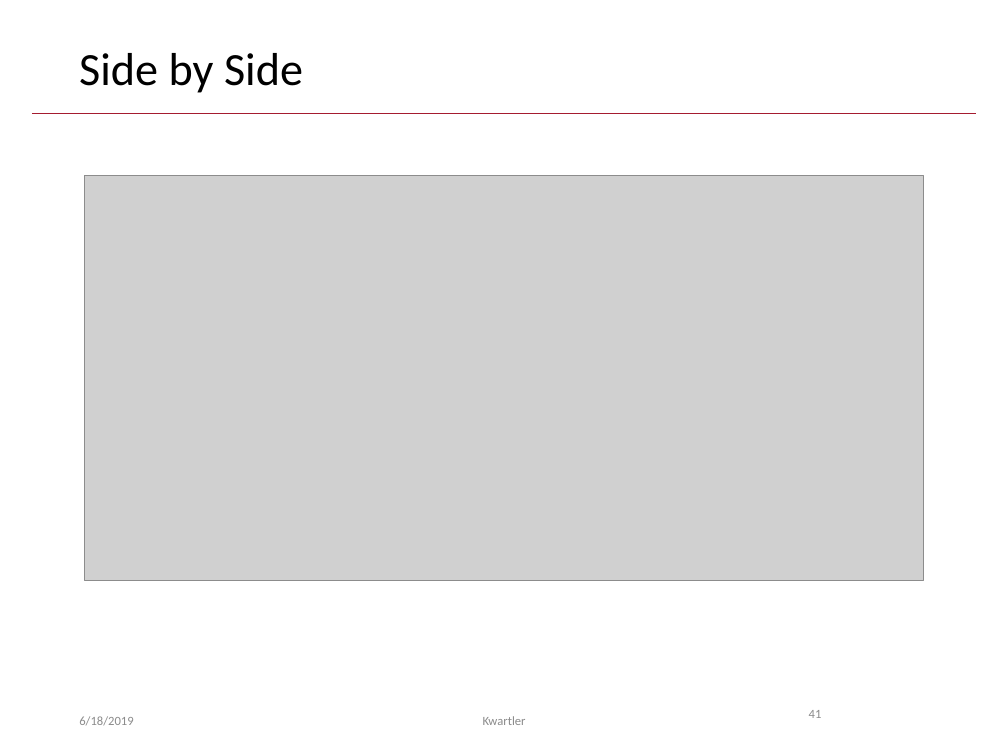
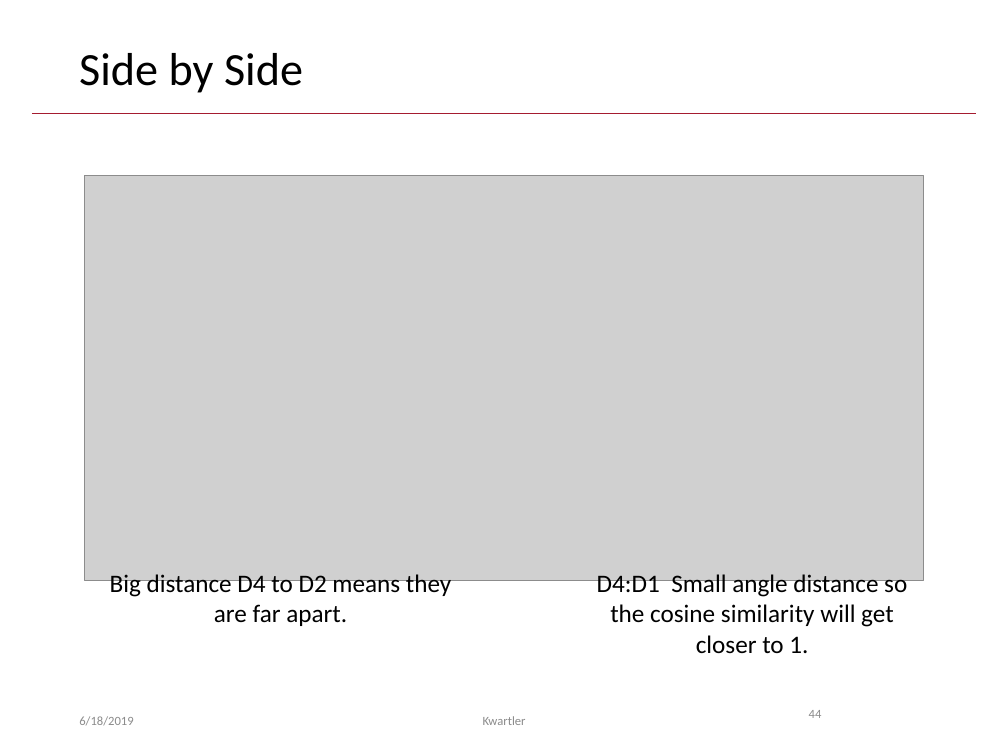
Before and after one commit to kwartler/GSERM_TextMining, a slide deck: slide 44 of C_Wednesday/GSERM_Wedsnesday_UnsupervisedApproaches.pptx (slide 41 before the commit). Drawn at 1008x756 pixels with LibreOffice and Linux fonts; fonts in the diff are those of the drawing; grey boxes stand for pictures; background and template pictures are left out. Boxes give left, top, right and bottom in pixels: in the first picture for what was removed or moved away, otherwise in the second. Text is boxed around its words. In the diff, an @@ line names an element or a change of style, - is before the commit and + after.

Commit message:
add better cosine similarity explanation

```diff
--- a/C_Wednesday/GSERM_Wedsnesday_UnsupervisedApproaches.pptx
+++ b/C_Wednesday/GSERM_Wedsnesday_UnsupervisedApproaches.pptx
@@ text added at box(110, 574, 451, 626), 18 pt, text #000000 @@
+Big distance D4 to D2 means they are far apart.
@@ text added at box(597, 574, 907, 653), 18 pt, text #000000 @@
+D4:D1 Small angle distance so the cosine similarity will get closer to 1.
@@ page number at box(809, 710, 822, 718): text changed @@
-41
+44
```
Also in this commit, not shown: 1 other slide changed, 3 slides added.
